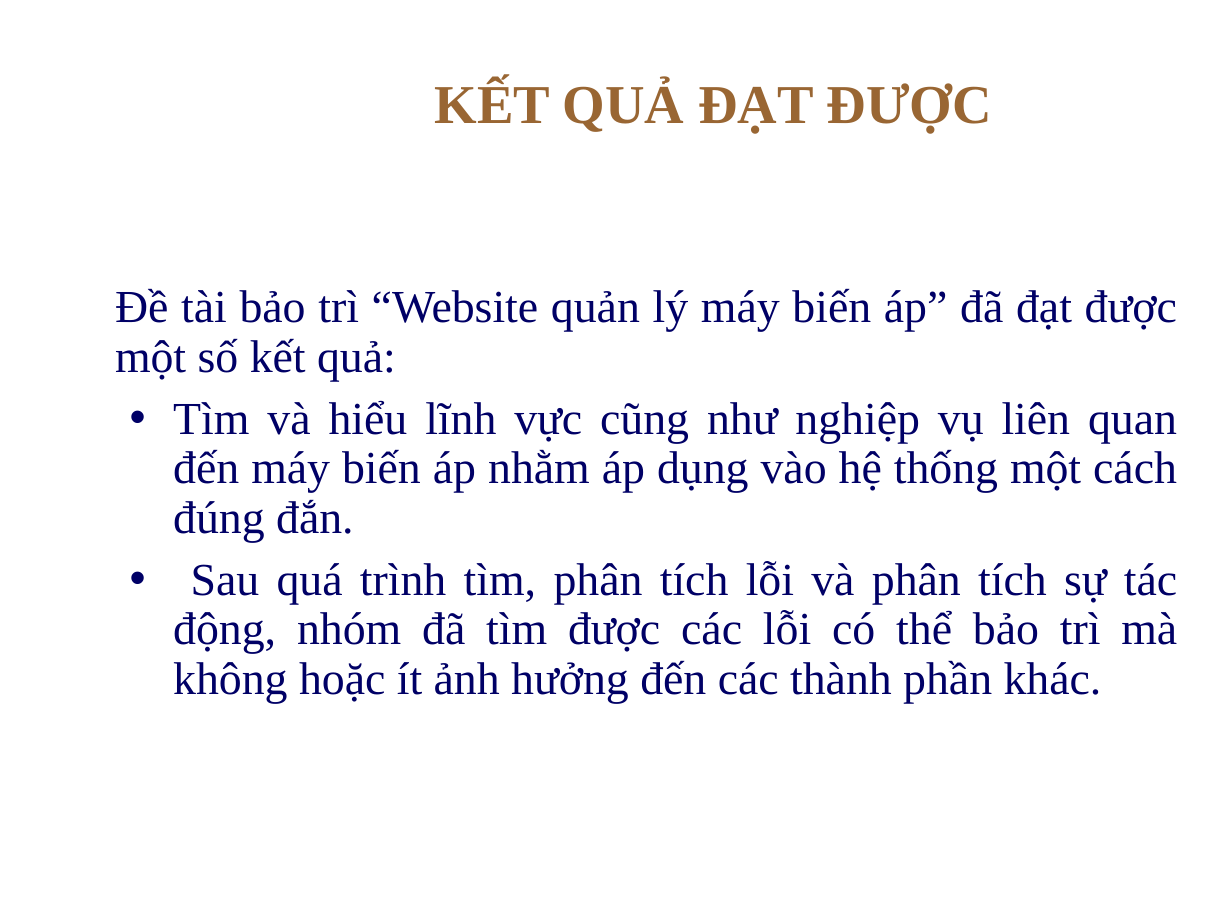
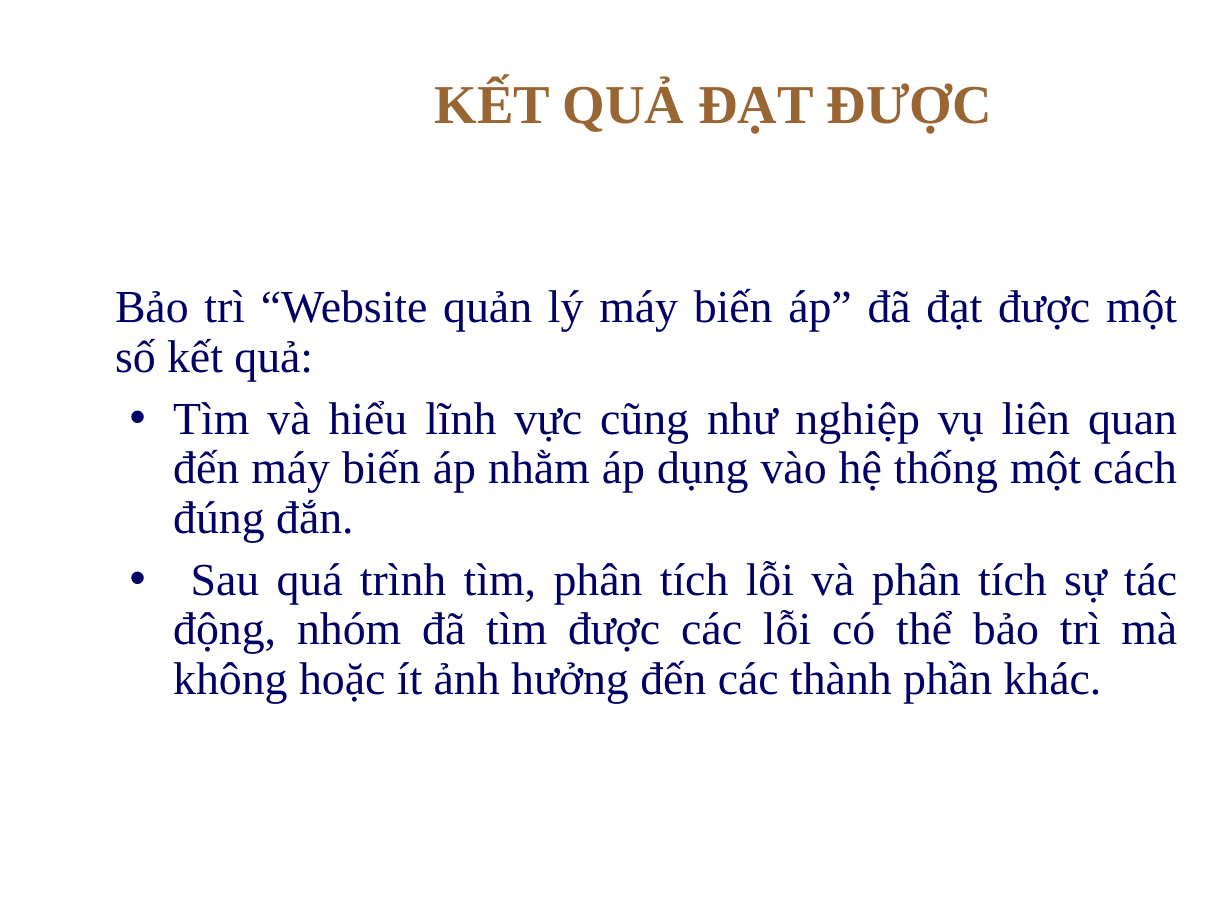
Before and after one commit to thanhphi0127/manager-configuration, a slide deck: slide 28 of doc/baitapso2/BAOTRI_BAITAP2__update.ppt. Drawn at 1232x924 pixels with LibreOffice and Linux fonts; fonts in the diff are those of the drawing; background and template pictures are left out. Boxes give left, top, right and bottom in pixels: in the first picture for what was removed or moved away, otherwise in the second. Text is boxed around its words. In the diff, an @@ line names an element or a change of style, - is before the commit and + after.

```diff
--- a/doc/baitapso2/BAOTRI_BAITAP2__update.ppt
+++ b/doc/baitapso2/BAOTRI_BAITAP2__update.ppt
@@ text at box(115, 288, 1177, 382): text changed @@
-Đề tài bảo trì “Website quản lý máy biến áp” đã đạt được một số kết quả:
+Bảo trì “Website quản lý máy biến áp” đã đạt được một số kết quả:
```
Also in this commit, not shown: 2 other slides changed.
